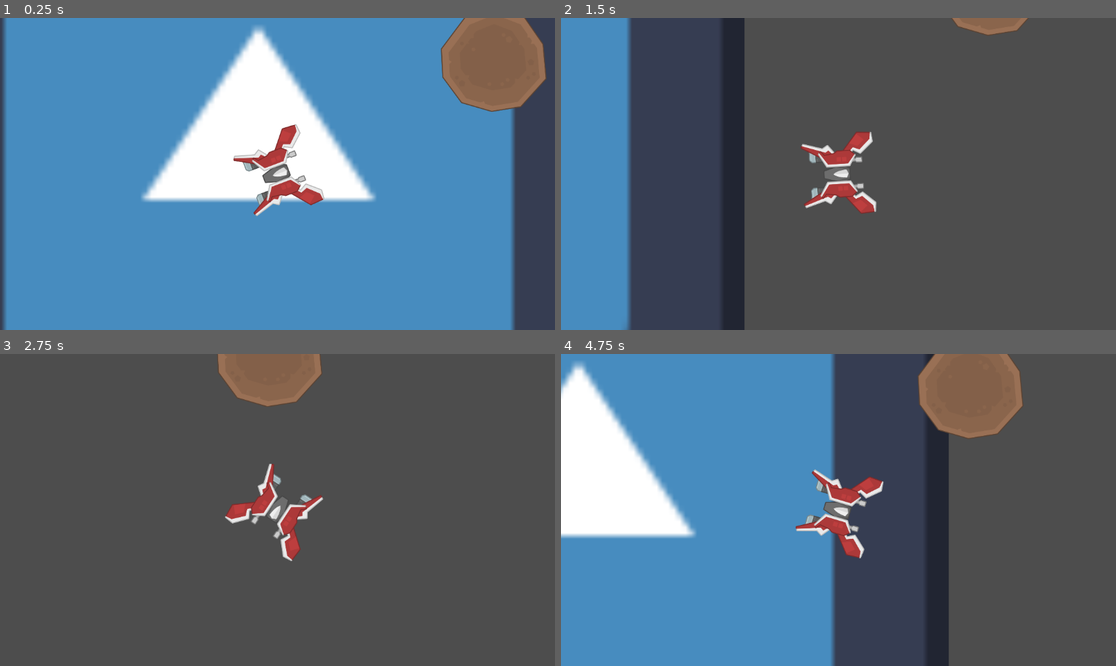
Above: before the commit, frames 1-4 (two rows, left to right).
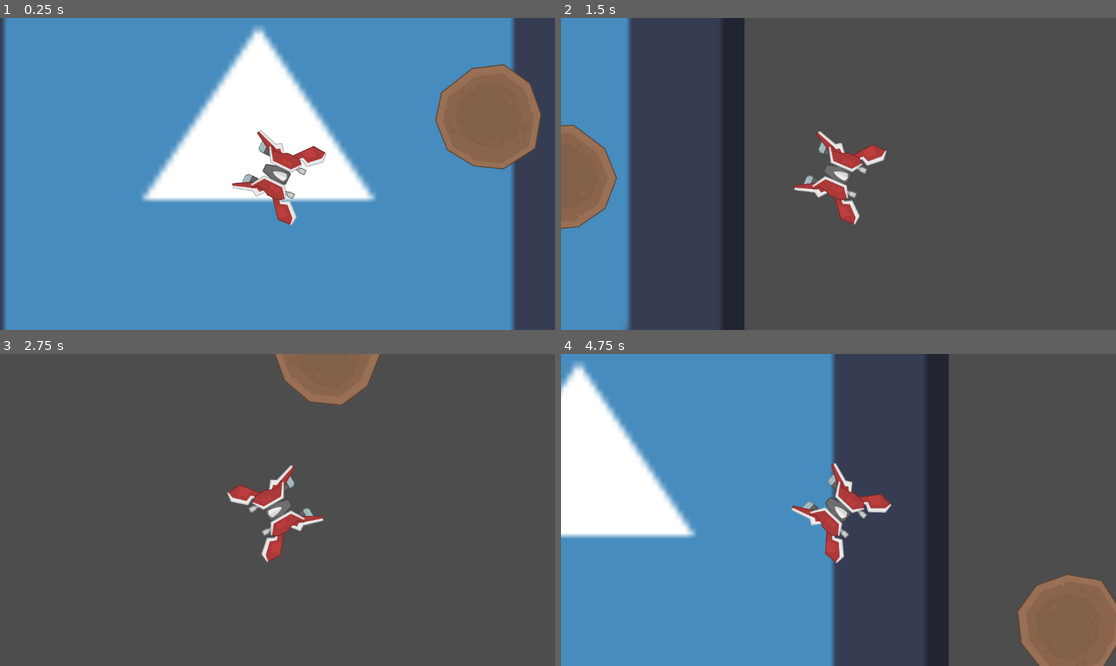
Above: after the commit, the same moments.

Repository: oskogstad/Pentasteroids2
Game: Godot game, scene res://main.tscn
Same seed, same stepped clock (60 frames per second), same inputs: the game is played once before the commit and once after it. The engine's default icon, where the game draws it, is replaced by a stand-in: a white triangle on a blue panel in a dark square.
Inputs (mouse positions are in pixels of both pictures, inside the frame that each line leads up to):
- Up to frame 1 (0.25 s): no input
- Up to frame 2 (1.5 s): move the mouse to (960, 158) at 0.52 s; hold D (move_right) 0.53-1.28 s; hold 0 0.53-1.28 s; move the mouse to (727, 189) at 1.27 s; hold S (move_backward) from 1.28 s (still down); tap 0 at 1.35 s
- Up to frame 3 (2.75 s): move the mouse to (333, 441) at 2.02 s; release S (move_backward) at 2.03 s; hold D (move_right) from 2.03 s (still down); hold 0 from 2.03 s (still down)
- Up to frame 4 (4.75 s): move the mouse to (810, 572) at 2.77 s; release D (move_right) at 2.78 s; release 0 at 2.78 s; hold W (move_forward) 2.78-3.53 s; tap 0 at 2.85, 4.35 s; move the mouse to (1005, 556) at 3.52 s; hold 0 3.53-4.28 s; hold A (move_left) from 3.53 s (still down); move the mouse to (672, 463) at 4.27 s

The runs differ from the first frame. In frame 1, 8.7% of the frame differs, in the area x 41-99%, y 0-67%; in frame 2, 5.2%; in frame 3, 5.4%; in frame 4, 11%, in the area x 41-100%, y 0-100%.

Commit message:
Refactor, add rotation, fix meteor direction bug

Diff:
--- a/main.tscn
+++ b/main.tscn
@@ -22,7 +22,6 @@
 region_rect = Rect2(440, 800, 342, 301)
 
 [node name="CollisionPolygon2D" type="CollisionPolygon2D" parent="Player"]
-scale = Vector2(1, 1)
 polygon = PackedVector2Array(135, -146.7, 135, -145.6, 138, -143.6, 138, -138.3, 136.6, -132.5, 135.5, -132.5, 115, -64 …(1068 unchanged characters)…
 
 [node name="Camera2D" type="Camera2D" parent="Player"]
--- a/scripts/meteor.gd
+++ b/scripts/meteor.gd
@@ -12,40 +12,33 @@
 
 	var startingEdge = randi() % 4
 	var camPos = vPort.get_camera_2d().get_screen_center_position()
-	print(camPos.x)
-	print(camPos.y)
 
 	match startingEdge:
 		StartingEdge.Top:
-			print("starting top")
 			global_position.y = camPos.y - vPortSize.y/2
-			global_position.x = randi_range(camPos.x - (vPortSize.x/2), camPos.x + (vPortSize.x/2))
+			global_position.x = get_random_axis_position(camPos.x, vPortSize.x)
 		StartingEdge.Bottom:
-			print("starting bottom")
 			global_position.y = camPos.y + vPortSize.y/2
-			global_position.x = randi_range(camPos.x - (vPortSize.x/2), camPos.x + (vPortSize.x/2))
+			global_position.x = get_random_axis_position(camPos.x, vPortSize.x)
 		StartingEdge.Left:
-			print("starting left")
-			global_position.y = randi_range(camPos.y - (vPortSize.y/2), camPos.y + (vPortSize.y/2))
+			global_position.y = get_random_axis_position(camPos.y, vPortSize.y)
 			global_position.x = camPos.x - vPortSize.x/2
 		StartingEdge.Right:
-			print("starting right")
-			global_position.y = randi_range(camPos.y - (vPortSize.y/2), camPos.y + (vPortSize.y/2))
+			global_position.y = get_random_axis_position(camPos.y, vPortSize.y)
 			global_position.x = camPos.x + vPortSize.x/2
 	var postring = "new pos: %s"
-	print(postring % position)
+
+func get_random_axis_position(camPos: int, vPortSize: int):
+	return randi_range(camPos - vPortSize/2, camPos + vPortSize/2)
 
 func _ready():
 	set_random_position()
-	#speed_x = randf_range(-MAX_SPEED, MAX_SPEED)
-	#speed_y = randf_range(-MAX_SPEED, MAX_SPEED)
 
 func _physics_process(delta):
 	var camPos = get_viewport().get_camera_2d().get_screen_center_position()
-	velocity = position.direction_to(camPos) * MAX_SPEED
+	velocity = global_position.direction_to(camPos) * MAX_SPEED
 	move_and_slide()
+	rotation_degrees += 1
 
 	if (Input.is_key_pressed(KEY_0)):
 		set_random_position()
-	#position.x += speed_x
-	#position.y += speed_y
--- a/scripts/player.gd
+++ b/scripts/player.gd
@@ -12,7 +12,7 @@
 func _physics_process(delt: float) -> void:
 	move_and_slide()
 	look_at(get_global_mouse_position())
-	rotation_degrees += 90
+	rotation += 90
 
 func apply_traction(delta: float) -> void:
 	var traction: Vector2 = Vector2()
